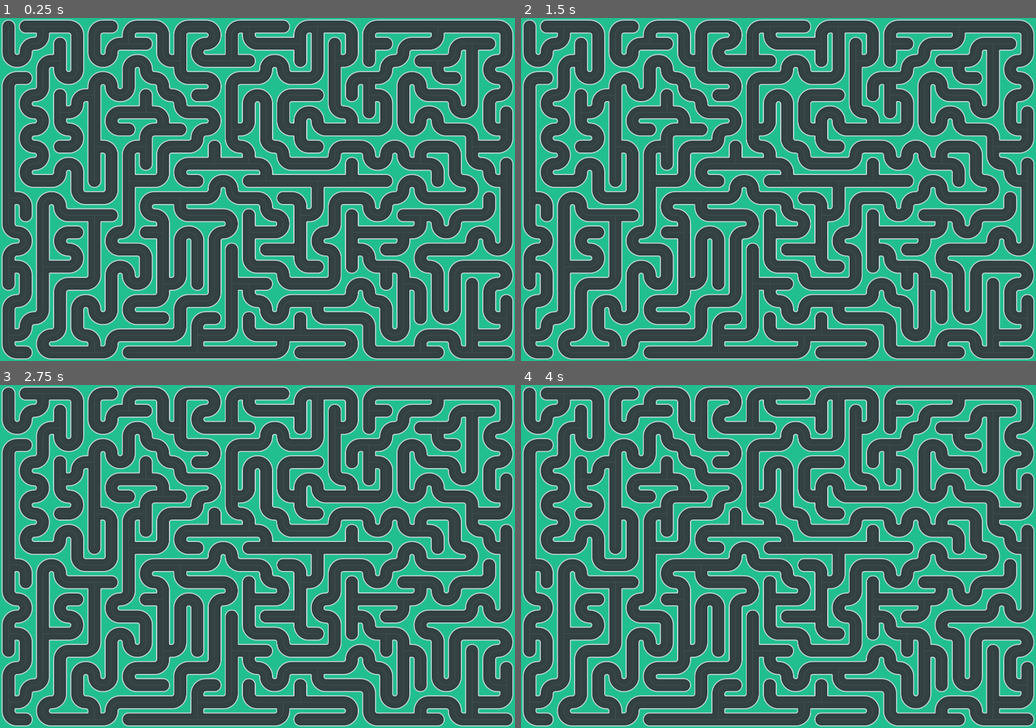
Above: before the commit, frames 1-4 (two rows, left to right).
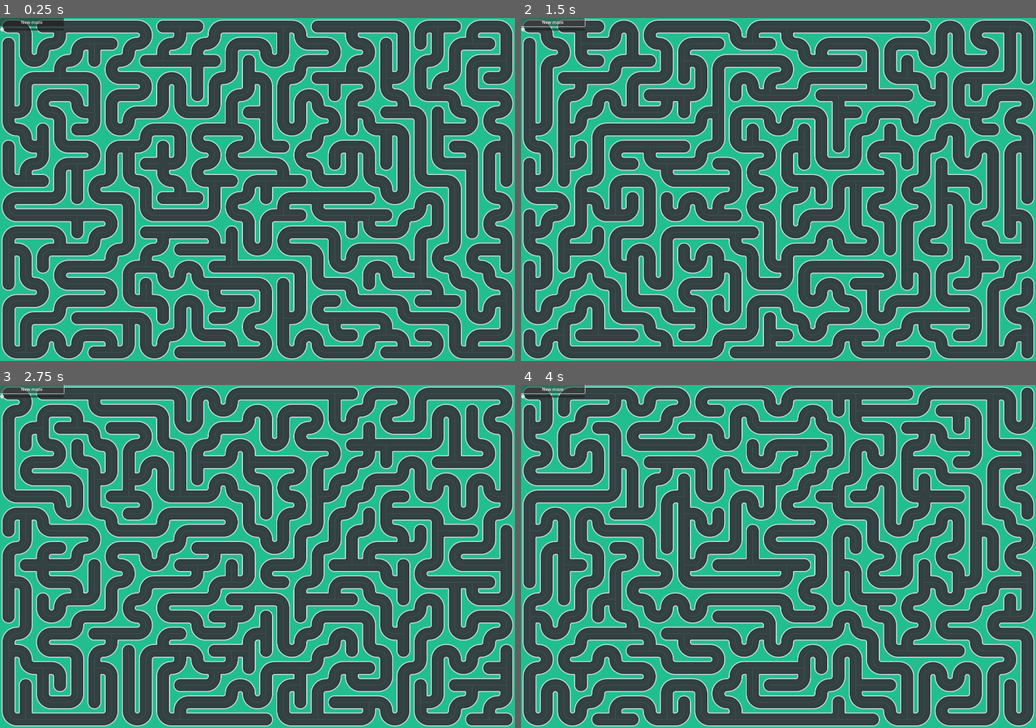
Above: after the commit, the same moments.

Repository: Zouizoui78/godot-maze
Game: Godot game, scene res://resources/MainScene.tscn
Two runs of this game, one before a commit and one after it. Both use one fixed random seed, a clock stepped at 60 frames per second and the inputs below.
Inputs (mouse positions are in pixels of both pictures, inside the frame that each line leads up to):
- Up to frame 1 (0.25 s): no input
- Up to frame 2 (1.5 s): click (551, 21) at 0.5 s, where only the run after the commit has a clickable "New maze"; click (551, 21) at 1.25 s, where only the run after the commit has a clickable "New maze"
- Up to frame 3 (2.75 s): click (30, 388) at 2 s, where only the run after the commit has a clickable "New maze"
- Up to frame 4 (4 s): tap Enter at 2.75 s; tap Space at 3.5 s

The runs differ from the first frame. In frame 1, 42% of the frame differs, in the area x 0-100%, y 0-100%; in frame 2, 41%; in frame 3, 43%; in frame 4, 41%.

Commit message:
added slider for loops + new maze button

Diff:
--- a/project.godot
+++ b/project.godot
@@ -15,6 +15,10 @@
 config/features=PackedStringArray("4.3", "GL Compatibility")
 config/icon="res://icon.svg"
 
+[display]
+
+window/size/resizable=false
+
 [rendering]
 
 renderer/rendering_method="gl_compatibility"
--- a/resources/MainScene.tscn
+++ b/resources/MainScene.tscn
@@ -1,7 +1,9 @@
-[gd_scene load_steps=5 format=3 uid="uid://c46eq852iakg1"]
+[gd_scene load_steps=7 format=3 uid="uid://c46eq852iakg1"]
 
 [ext_resource type="Texture2D" uid="uid://dd0l7huhynvkw" path="res://assets/roads/roadTextures_tilesheet.png" id="1_8fq4g"]
 [ext_resource type="Script" path="res://scripts/maze_layer.gd" id="1_r6e3i"]
+[ext_resource type="Script" path="res://scripts/loop_slider.gd" id="3_ncm6p"]
+[ext_resource type="Script" path="res://scripts/new_maze_button.gd" id="4_odj8u"]
 
 [sub_resource type="TileSetAtlasSource" id="TileSetAtlasSource_lxk3g"]
 texture = ExtResource("1_8fq4g")
@@ -32,3 +34,18 @@
 [node name="MazeLayer" type="TileMapLayer" parent="."]
 tile_set = SubResource("TileSet_ytng7")
 script = ExtResource("1_r6e3i")
+
+[node name="UI" type="VBoxContainer" parent="."]
+offset_right = 238.0
+offset_bottom = 83.0
+
+[node name="NewMazeButton" type="Button" parent="UI"]
+layout_mode = 2
+text = "New maze"
+script = ExtResource("4_odj8u")
+
+[node name="LoopSlider" type="HSlider" parent="UI"]
+layout_mode = 2
+max_value = 1.0
+step = 0.1
+script = ExtResource("3_ncm6p")
--- /dev/null
+++ b/scripts/loop_slider.gd
@@ -0,0 +1,11 @@
+extends HSlider
+
+
+# Called when the node enters the scene tree for the first time.
+func _ready() -> void:
+	self.value_changed.connect(self._update_maze)
+
+
+func _update_maze(value_changed: bool) -> void:
+	var maze_layer = get_node("/root/Node2D/MazeLayer")
+	maze_layer.make_maze(self.value, false)
--- a/scripts/maze_layer.gd
+++ b/scripts/maze_layer.gd
@@ -12,20 +12,30 @@
 	Vector2i(0, -1): N
 }
 
-var tile_size = tile_set.tile_size
+var tile_size: Vector2i = tile_set.tile_size
 var width = 30
 var height = 20
 
+var maze_seed = null
+
 # Called when the node enters the scene tree for the first time.
 func _ready() -> void:
+	maze_seed = randi()
+
+	var args = Array(OS.get_cmdline_args())
+
+	var demo = args.any(func(arg): return arg in ["-t", "--tileset"])
+	if demo:
+		show_tileset()
+		return
+
+	var slow_mode = args.any(func(arg): return arg in ["-s", "--slow-mode"])
+
+	make_maze(0, false)
+
 	# changement de la taille de la fenêtre pour qu'elle puisse afficher toutes les tuiles
 	get_window().size = Vector2i(width * tile_size[0], height * tile_size[1])
 
-	#show_tileset() # commente make_maze() si tu décommentes ça
-
-	var args = Array(OS.get_cmdline_args())
-	var slow_mode = args.has("-s")
-	make_maze(slow_mode) # passe true en argument pour voir le labyrinthe se construire
 
 func show_tileset() -> void:
 	width = 4
@@ -35,26 +45,39 @@
 			set_cell(Vector2i(w, h), 0, wall_mask_to_atlas_coords(h * 4 + w))
 
 
-func list_unvisited_neighbors(cell, unvisited):
+func list_unvisited_neighbors(cell: Vector2i, unvisited: Array[Vector2i]) -> Array[Vector2i]:
 	# returns an array of cell's unvisited neighbors
-	var list = []
+	var list: Array[Vector2i] = []
+
 	for n in cell_walls.keys():
 		if cell + n in unvisited:
 			list.append(cell + n)
+
 	return list
 
-func make_maze(slow_mode: bool = false):
-	var unvisited = []  # array of unvisited tiles
-	var stack = []
-	var current = Vector2i(0, 0)
+
+# Show grass on each tile and return an array of coordinates of the tiles
+func clear_maze() -> Array[Vector2i]:
+	clear()
+
+	var grass_atlas_coords = wall_mask_to_atlas_coords(W|S|E|N)
+	var unvisited: Array[Vector2i]
 
 	# fill the map with solid tiles
-	clear()
-	var grass_atlas_coords = wall_mask_to_atlas_coords(W|S|E|N)
 	for x in range(width):
 		for y in range(height):
 			unvisited.append(Vector2i(x, y))
 			set_cell(Vector2i(x, y), 0, grass_atlas_coords)
+
+	return unvisited
+
+
+func make_maze(loop_fraction: float = 0, slow_mode: bool = false) -> void:
+	seed(maze_seed)
+
+	var stack = []
+	var current = Vector2i(0, 0)
+	var unvisited = clear_maze()
 
 	unvisited.erase(current)
 
@@ -68,15 +91,9 @@
 			# calcul la direction de la case actuelle vers la prochaine case
 			var direction = next - current
 
-			# récupère les coordonnées de la tuile actuelle dans le tileset
-			var current_coords = get_cell_atlas_coords(current)
-
-			# récupère le wall_mask (= id) de la tuile depuis ses coordonnées dans le tileset
-			var current_wall_mask = atlas_coords_to_wall_mask(current_coords)
-
-			# même chose pour la case suivante
-			var next_coords = get_cell_atlas_coords(next)
-			var next_wall_mask = atlas_coords_to_wall_mask(next_coords)
+			# récupère le wall_mask (= id) de la tuile courante et de la suivante
+			var current_wall_mask = cell_coords_to_wall_mask(current)
+			var next_wall_mask = cell_coords_to_wall_mask(next)
 
 			# on "supprime" le bon mur (celui se trouvant entre current et next)
 			# de la case actuelle et de la suivante
@@ -98,7 +115,33 @@
 			# donc 30 fois/secondes si on est à 30fps par exemple
 			await get_tree().process_frame
 
-func wall_mask_to_atlas_coords(wall_mask) -> Vector2i:
+	if loop_fraction > 0:
+		make_loops(loop_fraction)
+
+
+func make_loops(loop_fraction: float):
+	loop_fraction = clampf(loop_fraction, 0 , 1)
+	var cell_border_margin = 2
+
+	for i in range(int(width * height * loop_fraction)):
+		var cell_x = randi_range(cell_border_margin, width - cell_border_margin)
+		var cell_y = randi_range(cell_border_margin, height - cell_border_margin)
+		var cell = Vector2i(cell_x, cell_y)
+		var neighbor = cell_walls.keys()[randi() % cell_walls.size()]
+
+		var cell_wall_mask = cell_coords_to_wall_mask(cell)
+		var neighbor_wall_mask = cell_coords_to_wall_mask(cell + neighbor)
+
+		# if there's a wall between cell and neighbor
+		if cell_wall_mask & cell_walls[neighbor]:
+			var new_cell_wall = cell_wall_mask - cell_walls[neighbor]
+			var new_neighbor_wall_mask = neighbor_wall_mask - cell_walls[-neighbor]
+
+			set_cell(cell, 0, wall_mask_to_atlas_coords(new_cell_wall))
+			set_cell(cell + neighbor, 0, wall_mask_to_atlas_coords(new_neighbor_wall_mask))
+
+
+func wall_mask_to_atlas_coords(wall_mask: int) -> Vector2i:
 	match wall_mask:
 		0:
 			return Vector2i(9, 0)
@@ -133,7 +176,8 @@
 		_: # 15 or default, show grass
 			return Vector2i(0, 2)
 
-func atlas_coords_to_wall_mask(atlas_coords) -> int:
+
+func atlas_coords_to_wall_mask(atlas_coords: Vector2i) -> int:
 	match atlas_coords:
 		Vector2i(9, 0):
 			return 0
@@ -169,6 +213,5 @@
 			return W | S | E | N
 
 
-# Called every frame. 'delta' is the elapsed time since the previous frame.
-func _process(delta: float) -> void:
-	pass
+func cell_coords_to_wall_mask(cell_coords: Vector2i) -> int:
+	return atlas_coords_to_wall_mask(get_cell_atlas_coords(cell_coords))
--- /dev/null
+++ b/scripts/new_maze_button.gd
@@ -0,0 +1,13 @@
+extends Button
+
+
+# Called when the node enters the scene tree for the first time.
+func _ready() -> void:
+	self.pressed.connect(_on_click)
+
+
+func _on_click():
+	var loop_slider_value = get_node("../LoopSlider").value
+	var maze_layer = get_node("/root/Node2D/MazeLayer")
+	maze_layer.maze_seed = randi()
+	maze_layer.make_maze(loop_slider_value, false)
